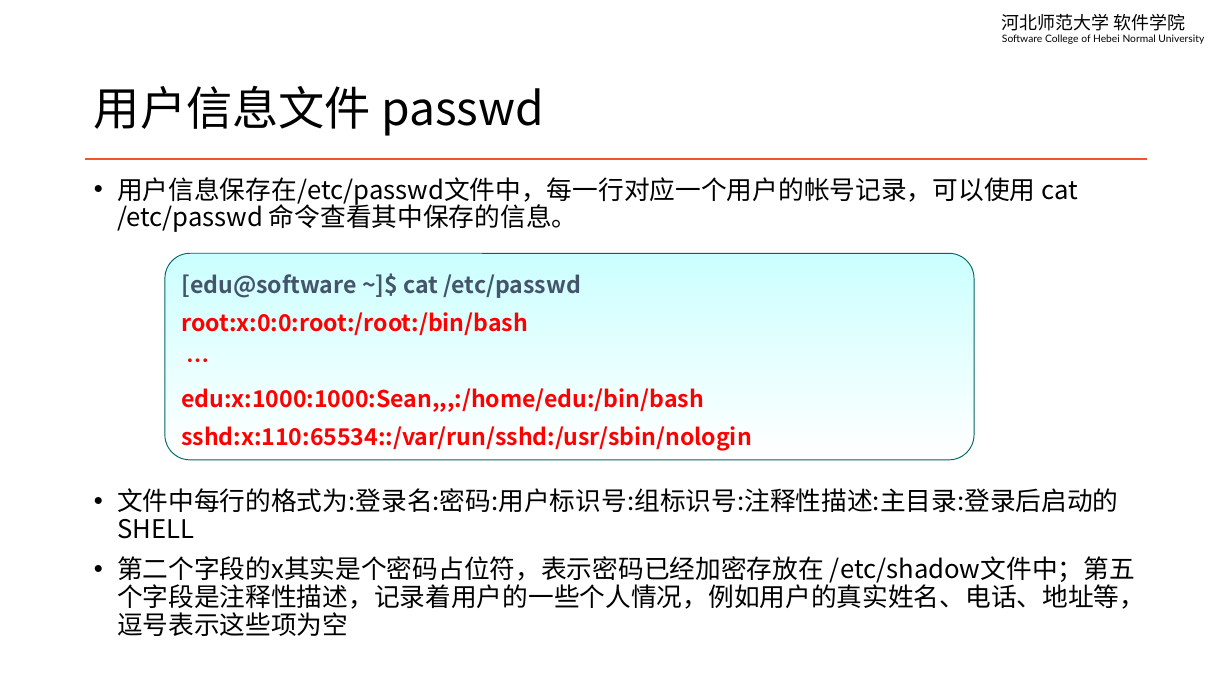
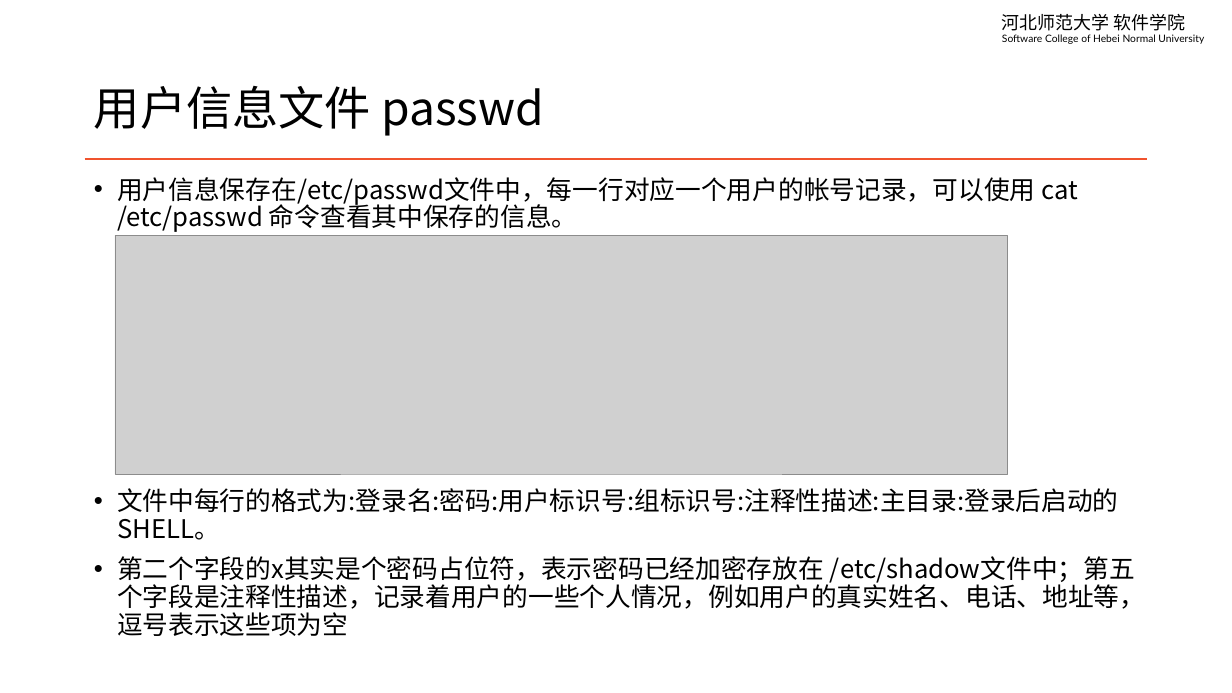
Before and after one commit to edu2act/course-linux-system, a slide deck: slide 3 of materials/slides/ch05-user-managment.pptx. Drawn at 1232x693 pixels with LibreOffice and Linux fonts; fonts in the diff are those of the drawing; grey boxes stand for pictures. Boxes give left, top, right and bottom in pixels: in the first picture for what was removed or moved away, otherwise in the second. Text is boxed around its words. In the diff, an @@ line names an element or a change of style, - is before the commit and + after.

```diff
--- a/materials/slides/ch05-user-managment.pptx
+++ b/materials/slides/ch05-user-managment.pptx
@@ picture added at [115, 236, 1007, 474] @@
@@ rounded rectangle removed at [165, 253, 974, 460] @@
-[edu@software ~]$ cat /etc/passwd
-root:x:0:0:root:/root:/bin/bash
-…
-edu:x:1000:1000:Sean,,,:/home/edu:/bin/bash
-sshd:x:110:65534::/var/run/sshd:/usr/sbin/nologin
@@ text at [117, 488, 1119, 540]: text changed @@
-• 文件中每行的格式为:登录名:密码:用户标识号:组标识号:注释性描述:主目录:登录后启动的SHELL
+• 文件中每行的格式为:登录名:密码:用户标识号:组标识号:注释性描述:主目录:登录后启动的SHELL。
```
Also in this commit, not shown: 3 other slides changed, 4 other files.
